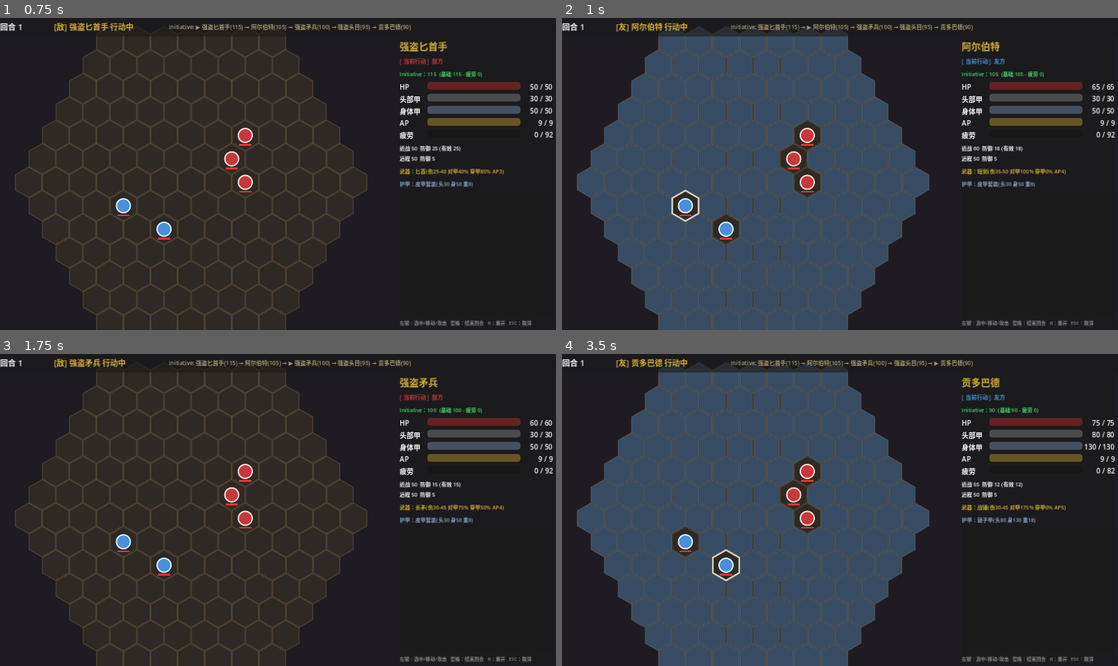
Above: before the commit, frames 1-4 (two rows, left to right).
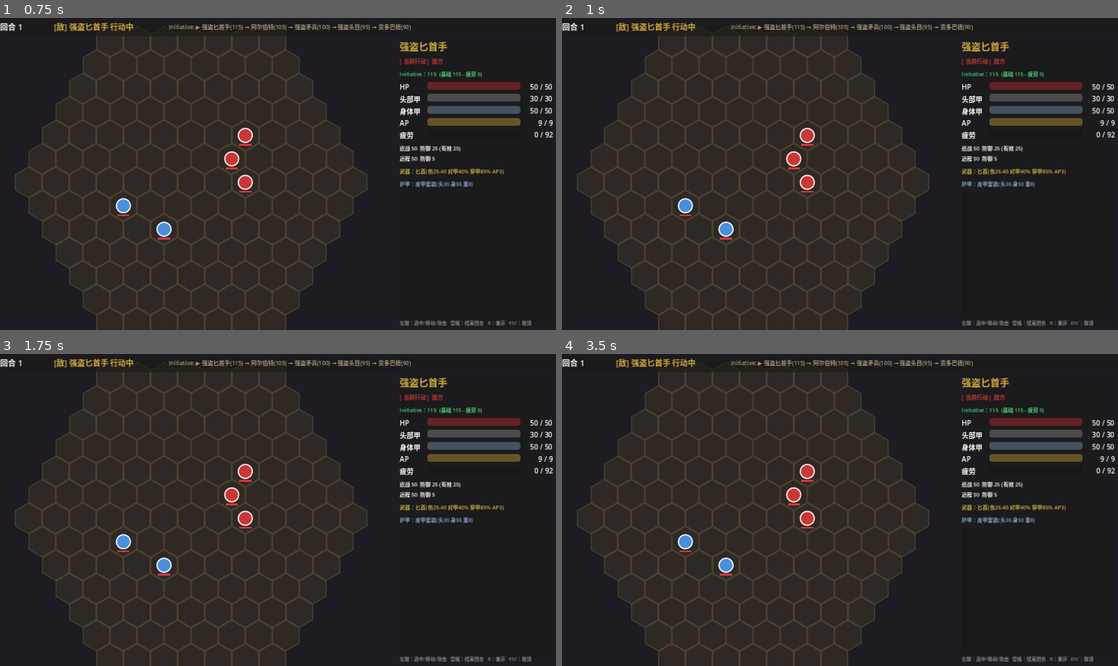
Above: after the commit, the same moments.

Repository: chenjy1988/Game001
Game: Godot game, scene res://scenes/Main.tscn
Two runs of this game, one before a commit and one after it. Both use one fixed random seed, a clock stepped at 60 frames per second and the inputs below.
Inputs (mouse positions are in pixels of both pictures, inside the frame that each line leads up to):
- Up to frame 1 (0.75 s): click "开始战斗" at 0.5 s
- Up to frame 2 (1 s): no input
- Up to frame 3 (1.75 s): tap Enter at 1.25, 1.35 s; move the mouse to (400, 494) at 1.27 s; click (400, 494) at 1.42 s; tap Space at 1.52 s
- Up to frame 4 (3.5 s): move the mouse to (728, 525) at 2.02 s; tap R at 2.1 s; click (728, 525) at 2.17 s; tap Space at 2.27, 2.75 s; move the mouse to (895, 441) at 2.77 s; tap Enter at 2.85 s; click (895, 441) at 2.92 s

Frame 1 is identical in both runs. In frame 2, 42% of the frame differs, in the area x 2-100%, y 1-100%; in frame 3, 0.5%; in frame 4, 43%.
Error after the commit: Invalid access to property or key 'range' on a base object of type 'Resource (WeaponData)'. (res://scripts/core/BattleScene.gd:181)

Commit message:
fix(phase1): mouse picking + warning cleanup
- HexGrid: switch from _unhandled_input to _input and use
  get_global_mouse_position(); previously HexGrid.position offset
  caused all clicks to compute wrong axial coords -> hex_clicked
  never fired
- BattleScene.tscn: set Background ColorRect mouse_filter=IGNORE
  so it does not silently consume clicks before the map handler
- WeaponData.range -> attack_range (avoid shadowing built-in range())
- BattleScene._create_unit: rename param name -> unit_name
  (avoid shadowing Node.name)
- Add @warning_ignore(integer_division) on intentional int divisions

After this fix: clicking blue tiles moves, clicking red tiles attacks,
SPACE ends turn, AI advances correctly.

Diff:
--- a/project.godot
+++ b/project.godot
@@ -1,6 +1,10 @@
 ; Engine configuration file.
-; Godot 4.3
-; Battle Brothers-like Tactical RPG Demo
+; It's best edited using the editor UI and not directly,
+; since the parameters that go here are not all obvious.
+;
+; Format:
+;   [section] ; section goes between []
+;   param=value ; assign values to parameters
 
 config_version=5
 
@@ -21,7 +25,6 @@
 window/size/viewport_width=1280
 window/size/viewport_height=720
 window/stretch/mode="canvas_items"
-window/stretch/aspect="keep"
 
 [rendering]
 
--- a/scenes/battle/BattleScene.tscn
+++ b/scenes/battle/BattleScene.tscn
@@ -12,6 +12,7 @@
 [node name="Background" type="ColorRect" parent="."]
 offset_right = 1280.0
 offset_bottom = 720.0
+mouse_filter = 2
 color = Color(0.118, 0.106, 0.137, 1)
 
 [node name="HexGrid" type="Node2D" parent="."]
--- a/scripts/core/HexGrid.gd
+++ b/scripts/core/HexGrid.gd
@@ -220,16 +220,20 @@
 
 
 # ──────────── 输入处理 ────────────
-func _unhandled_input(event: InputEvent) -> void:
+## 注意：event.position 是 viewport 坐标，不是世界坐标。
+## 用 get_global_mouse_position() 拿到真正的世界坐标（已包含 Camera 偏移修正）。
+## 用 _input 而非 _unhandled_input，避免被 Control 节点（如 ColorRect 背景）静默拦截。
+## 我们靠 _hexes.has(ax) 自己判断是否在地图内，UI 区域的过滤交给 BattleScene 用更精确的方式做。
+func _input(event: InputEvent) -> void:
 	if event is InputEventMouseMotion:
-		var ax: Vector2i = world_to_axial(event.position)
+		var ax: Vector2i = world_to_axial(get_global_mouse_position())
 		if _hover_hex != ax:
 			_hover_hex = ax
 			queue_redraw()
 			if _hexes.has(ax):
 				hex_hovered.emit(ax)
 	elif event is InputEventMouseButton and event.pressed and event.button_index == MOUSE_BUTTON_LEFT:
-		var ax: Vector2i = world_to_axial(event.position)
+		var ax: Vector2i = world_to_axial(get_global_mouse_position())
 		if _hexes.has(ax):
 			hex_clicked.emit(ax)
 
--- a/scripts/core/WeaponData.gd
+++ b/scripts/core/WeaponData.gd
@@ -31,7 +31,7 @@
 @export var fatigue_cost: int = 6
 
 ## 攻击距离（hex 格数），近战为 1，长矛为 2，远程更远
-@export var range: int = 1
+@export var attack_range: int = 1
 
 ## 头部命中伤害倍率（战兄弟规则：头部伤害 +50%）
 @export var head_damage_mult: float = 1.5
--- a/scripts/data/WeaponArmorDB.gd
+++ b/scripts/data/WeaponArmorDB.gd
@@ -38,7 +38,7 @@
 		w.armor_penetration = float(entry.get("armor_penetration", 0.0))
 		w.ap_cost = int(entry.get("ap_cost", 4))
 		w.fatigue_cost = int(entry.get("fatigue_cost", 6))
-		w.range = int(entry.get("range", 1))
+		w.attack_range = int(entry.get("range", 1))
 		w.head_damage_mult = float(entry.get("head_damage_mult", 1.5))
 		w.weapon_type = entry.get("weapon_type", "melee")
 		_weapons[w.id] = w
Not shown: 5 places in scenes/Main.tscn that only renumber resources
Not shown, changed: README.md
